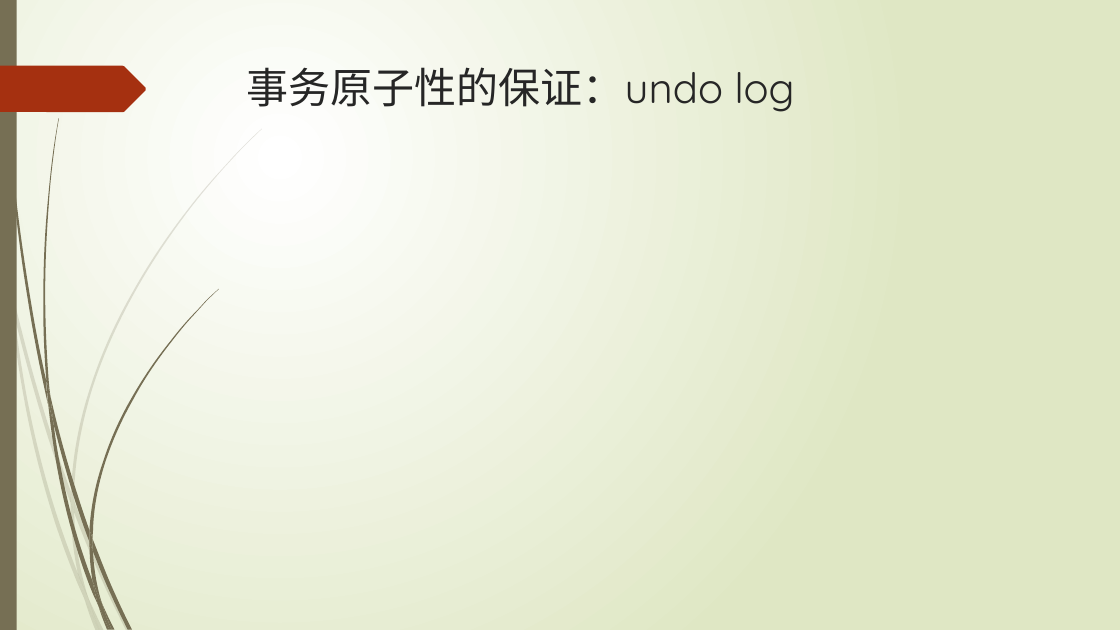
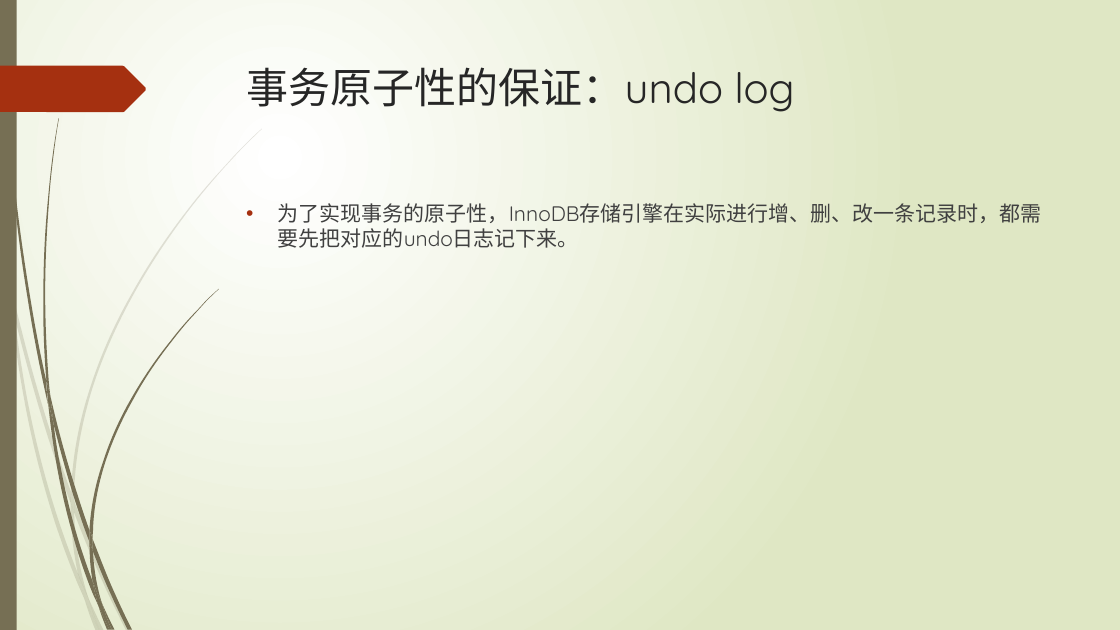
Before and after one commit to TopSpoofer/learning, a slide deck: slide 9 of mysql/mysql的事务实现.pptx. Drawn at 1120x630 pixels with LibreOffice and Linux fonts; fonts in the diff are those of the drawing. Boxes give left, top, right and bottom in pixels: in the first picture for what was removed or moved away, otherwise in the second. Text is boxed around its words. In the diff, an @@ line names an element or a change of style, - is before the commit and + after.

Commit message:
完善mysql事务ppt

```diff
--- a/mysql/mysql的事务实现.pptx
+++ b/mysql/mysql的事务实现.pptx
@@ text added at <box>278,200,1042,248</box>, 18 pt, text #404040 @@
+• 为了实现事务的原子性，InnoDB存储引擎在实际进行增、删、改一条记录时，都需要先把对应的undo日志记下来。
```
Also in this commit, not shown: 2 other slides changed, 6 slides added.
